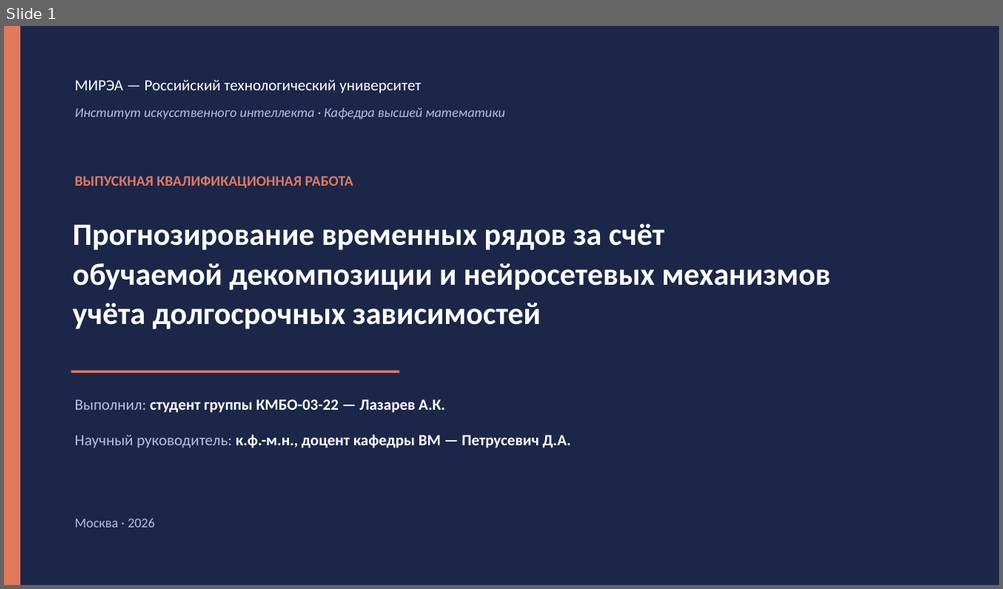
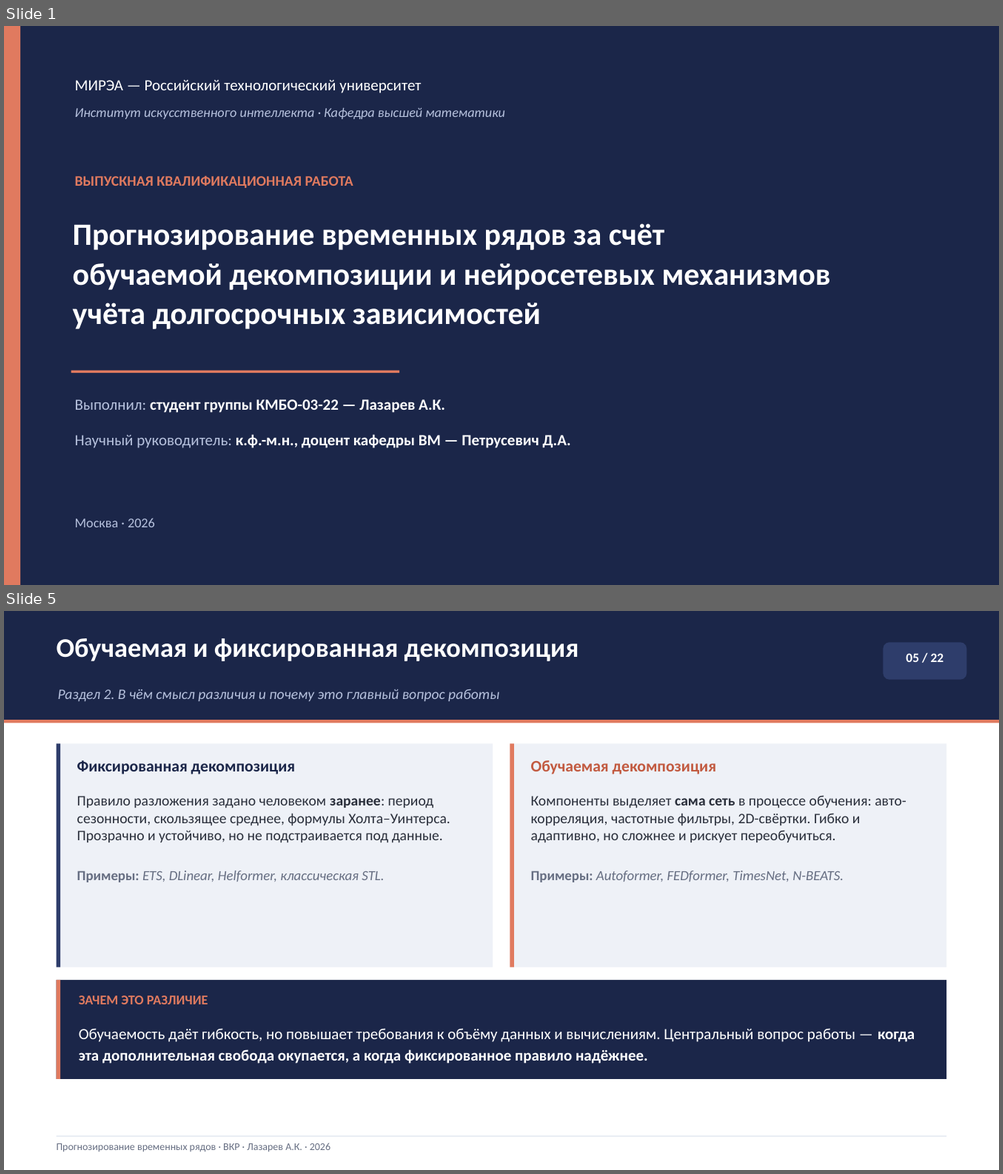
Before and after one commit to Prost444/Hybrid-models-for-TS-processing, a slide deck: docs/Презентация_Лазарев_ВКР.pptx. Shown one above the other, each under a label of ours: slide 1 before the commit, slides 1 and 5 after it; the slides between them are not shown. The pictures are 1003x589 and 1003x1174 pixels, drawn with LibreOffice and Linux fonts; fonts in the diff are those of the drawing. Boxes give left, top, right and bottom in pixels: in the first picture for what was removed or moved away, otherwise in the second. Text is boxed around its words. In the diff, an @@ line names an element or a change of style, - is before the commit and + after.

```diff
--- a/docs/Презентация_Лазарев_ВКР.pptx
+++ b/docs/Презентация_Лазарев_ВКР.pptx
@@ slide 5 added at box(4, 611, 999, 1170), background #FFFFFF @@
@@ rectangle added at box(4, 611, 999, 720), fill #1B2649 @@
@@ text added at box(57, 638, 579, 661), 26 pt, text #FFFFFF, bold @@
+Обучаемая и фиксированная декомпозиция
@@ rounded rectangle added at box(883, 642, 967, 680), fill #2E3D6B @@
@@ text added at box(905, 653, 944, 662), 12.5 pt, text #FFFFFF, bold @@
+05 / 22
@@ text added at box(58, 689, 499, 701), 14 pt, text #B7C2DE, italic @@
+Раздел 2. В чём смысл различия и почему это главный вопрос работы
@@ rectangle added at box(4, 720, 999, 723), fill #E07A5F @@
@@ rectangle added at box(57, 743, 492, 968), fill #EEF1F7 @@
@@ rectangle added at box(57, 743, 61, 968), fill #2E3D6B @@
@@ rectangle added at box(510, 743, 946, 968), fill #EEF1F7 @@
@@ rectangle added at box(510, 743, 515, 968), fill #E07A5F @@
@@ text added at box(77, 760, 295, 775), 15.5 pt, text #1B2649, bold @@
+Фиксированная декомпозиция
@@ text added at box(531, 760, 716, 775), 15.5 pt, text #C25A40, bold @@
+Обучаемая декомпозиция
@@ text added at box(77, 796, 450, 883), 14 pt, text #292E3A @@
+Правило разложения задано человеком заранее: период сезонности, скользящее среднее, формулы Холта–Уинтерса. Прозрачно и устойчиво, но не подстраивается под данные.
+Примеры: ETS, DLinear, Helformer, классическая STL.
@@ text added at box(531, 795, 906, 883), 14 pt, text #292E3A @@
+Компоненты выделяет сама сеть в процессе обучения: авто-корреляция, частотные фильтры, 2D-свёртки. Гибко и адаптивно, но сложнее и рискует переобучиться.
+Примеры: Autoformer, FEDformer, TimesNet, N-BEATS.
@@ rectangle added at box(57, 980, 946, 1079), fill #1B2649 @@
@@ rectangle added at box(57, 980, 61, 1079), fill #E07A5F @@
@@ text added at box(79, 996, 208, 1005), 13 pt, text #E07A5F, bold @@
+ЗАЧЕМ ЭТО РАЗЛИЧИЕ
@@ text added at box(79, 1028, 914, 1064), 15 pt, text #FFFFFF @@
+Обучаемость даёт гибкость, но повышает требования к объёму данных и вычислениям. Центральный вопрос работы — когда эта дополнительная свобода окупается, а когда фиксированное правило надёжнее.
@@ rectangle added at box(57, 1136, 946, 1137), fill #D7DDEA @@
@@ text added at box(57, 1143, 330, 1153), 10 pt, text #666E82 @@
+Прогнозирование временных рядов · ВКР · Лазарев А.К. · 2026
```
Also in this commit, not shown: 13 slides changed, 9 other slides added, 1 slide removed, 25 other files.
